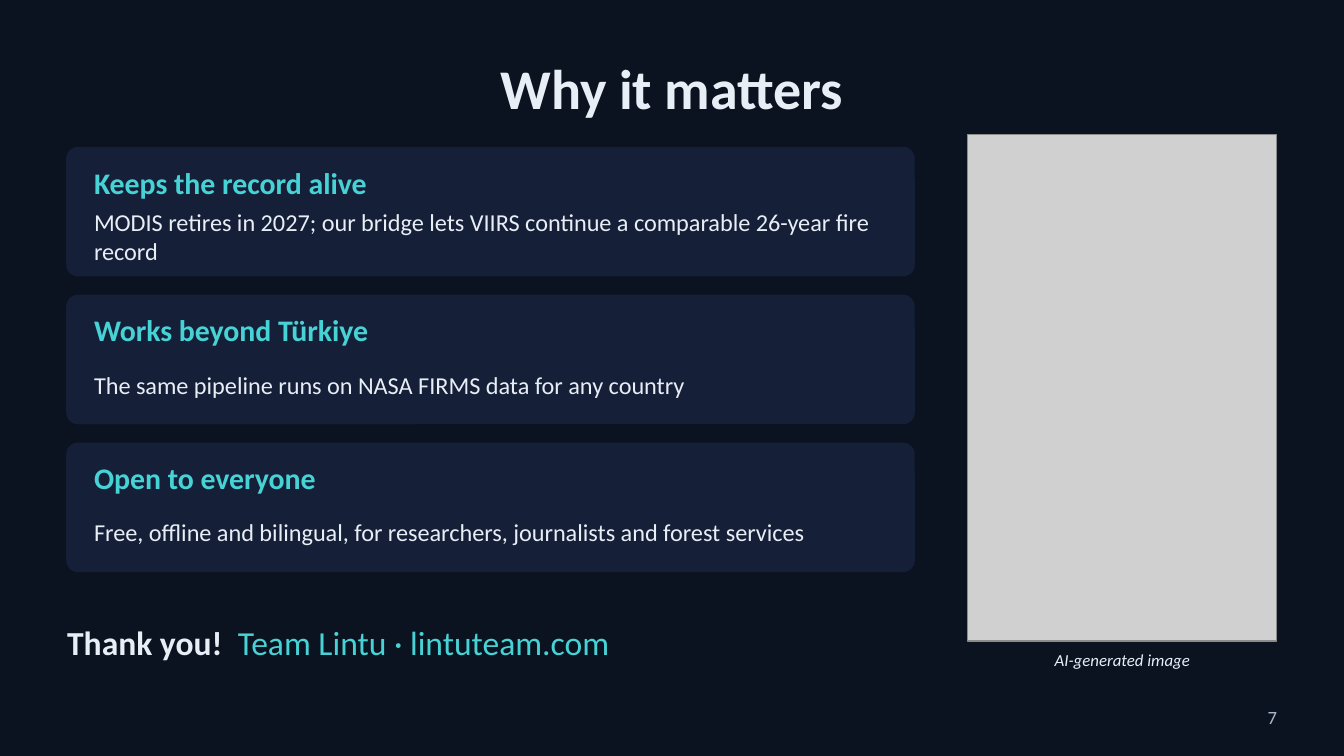
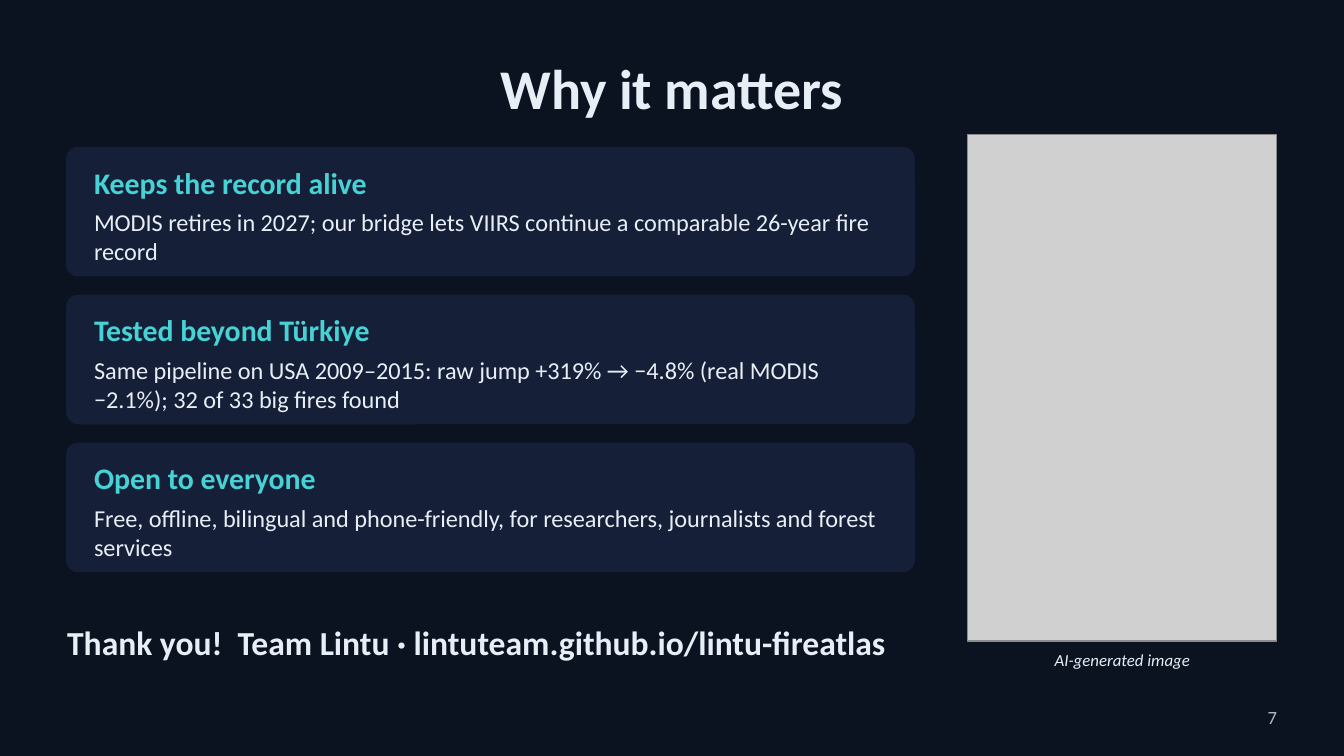
Before and after one commit to Lintuteam/lintu-fireatlas, a slide deck: slide 7 of demo/Lintu_Demo_7_Slides.pptx. Drawn at 1344x756 pixels with LibreOffice and Linux fonts; fonts in the diff are those of the drawing; grey boxes stand for pictures. Boxes give left, top, right and bottom in pixels: in the first picture for what was removed or moved away, otherwise in the second. Text is boxed around its words. In the diff, an @@ line names an element or a change of style, - is before the commit and + after.

Commit message:
Demo deck: app charts, TRT Haber risk map, USA result and live link
- Slides 2 and 4: charts drawn with the app's own renderer (raw vs MODIS; corrected vs MODIS with uncertainty band)
- Slide 5: TRT Haber risk map in place of the placeholder
- Slide 7: USA test (+319% -> -4.8% vs real MODIS -2.1%; 32/33 fires), phone-friendly, live app URL

```diff
--- a/demo/Lintu_Demo_7_Slides.pptx
+++ b/demo/Lintu_Demo_7_Slides.pptx
@@ text at (94, 320, 369, 346): text changed @@
-Works beyond Türkiye
+Tested beyond Türkiye
@@ text at (94, 361, 819, 412): text changed @@
-The same pipeline runs on NASA FIRMS data for any country
+Same pipeline on USA 2009–2015: raw jump +319% → −4.8% (real MODIS −2.1%); 32 of 33 big fires found
@@ text at (94, 510, 875, 556): text changed @@
-Free, offline and bilingual, for researchers, journalists and forest services
+Free, offline, bilingual and phone-friendly, for researchers, journalists and forest services
@@ text at (67, 631, 886, 661): text changed; text colour #47D3D6 to #E8EEF6; bold on @@
-Thank you! Team Lintu · lintuteam.com
+Thank you! Team Lintu · lintuteam.github.io/lintu-fireatlas
```
Also in this commit, not shown: 3 other slides changed, 1 other file.
